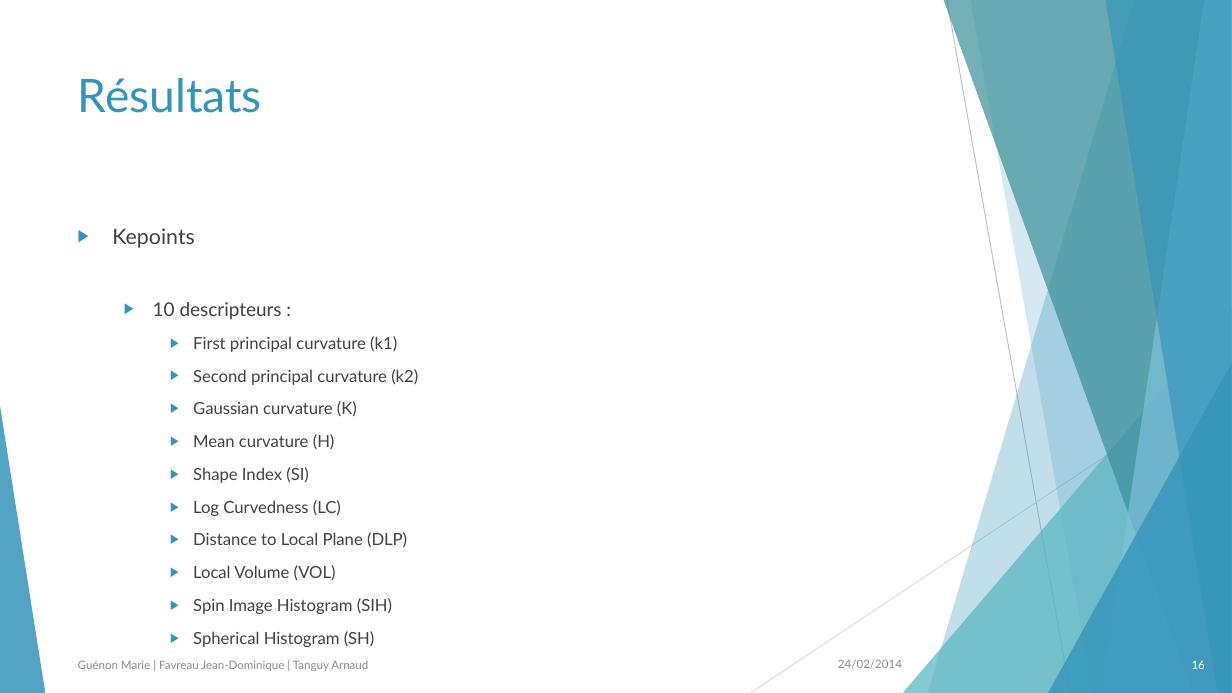
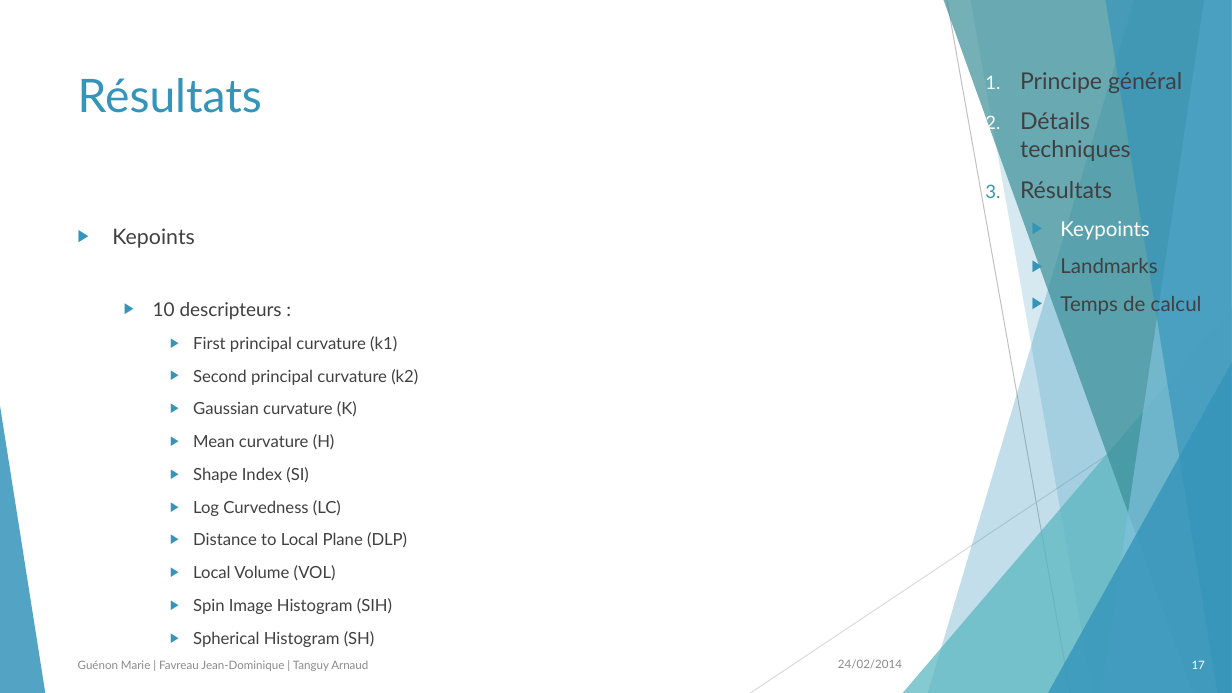
Before and after one commit to allaeia/indexation_image, a slide deck: slide 17 of article.pptx (slide 16 before the commit). Drawn at 1232x693 pixels with LibreOffice and Linux fonts; fonts in the diff are those of the drawing. Boxes give left, top, right and bottom in pixels: in the first picture for what was removed or moved away, otherwise in the second. Text is boxed around its words. In the diff, an @@ line names an element or a change of style, - is before the commit and + after.

```diff
--- a/article.pptx
+++ b/article.pptx
@@ text added at (1020, 72, 1202, 315), 18 pt, text #404040 @@
+1. Principe général
+2. Détails techniques
+3. Résultats
+  ▶ Keypoints
+  ▶ Landmarks
+  ▶ Temps de calcul
@@ page number at (1192, 660, 1205, 669): text changed @@
-16
+17
```
Also in this commit, not shown: 20 other slides changed, 1 slide added.
